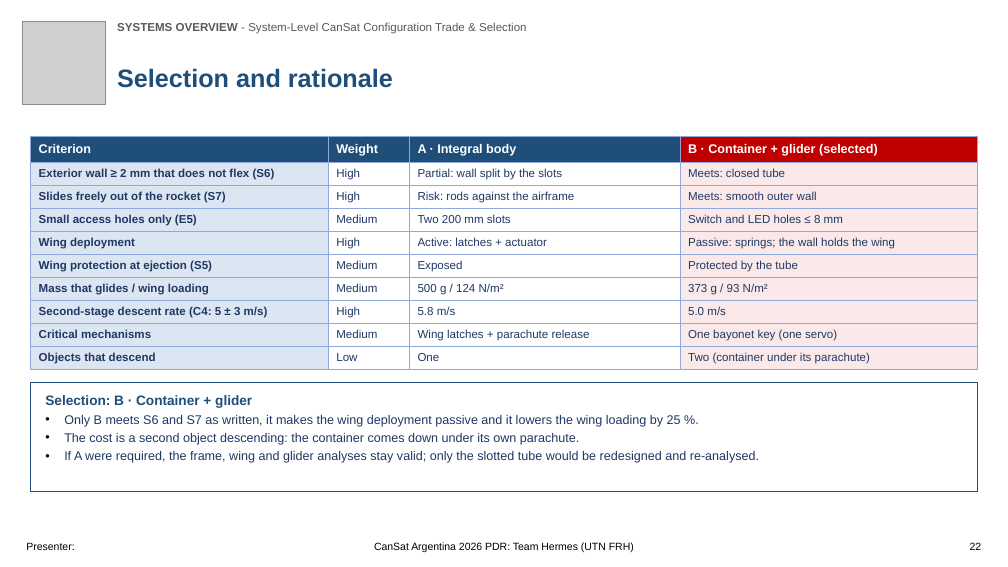
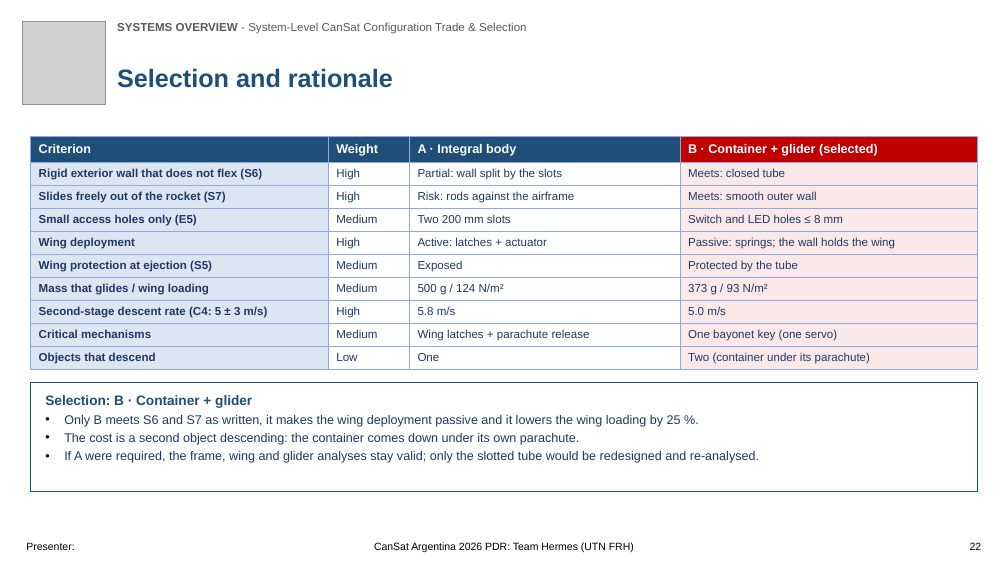
Before and after one commit to Caetano18/proyecto, a slide deck: slide 22 of cansat_pdr/laminas_plantilla/CanSat_PDR_Hermes_mecanica.pptx. Drawn at 1008x567 pixels with LibreOffice and Linux fonts; fonts in the diff are those of the drawing; grey boxes stand for pictures; background and template pictures are left out. Boxes give left, top, right and bottom in pixels: in the first picture for what was removed or moved away, otherwise in the second. Text is boxed around its words. In the diff, an @@ line names an element or a change of style, - is before the commit and + after.

```diff
--- a/cansat_pdr/laminas_plantilla/CanSat_PDR_Hermes_mecanica.pptx
+++ b/cansat_pdr/laminas_plantilla/CanSat_PDR_Hermes_mecanica.pptx
@@ table at (30, 136, 978, 369) @@
-row 2, column 1: Exterior wall ≥ 2 mm that does not flex (S6)
+row 2, column 1: Rigid exterior wall that does not flex (S6)
```
Also in this commit, not shown: 16 other slides changed, 48 other files.
